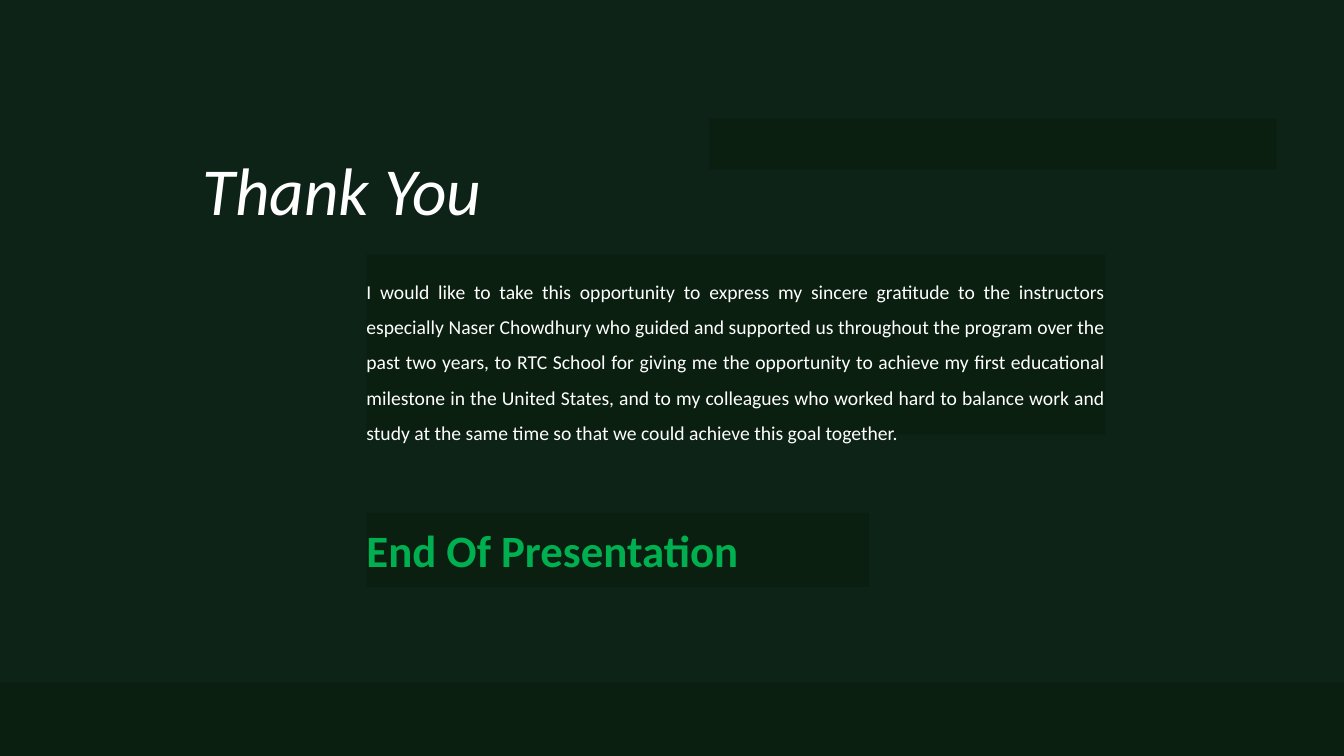
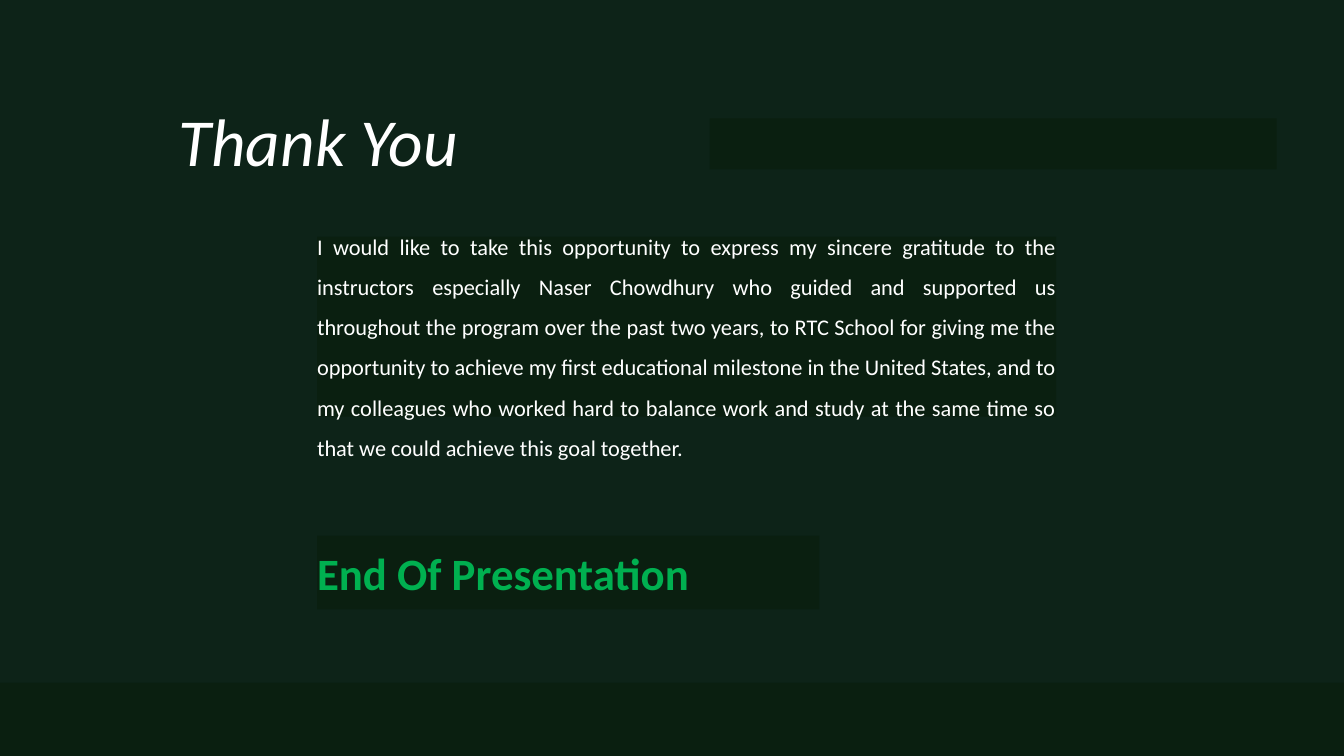
Before and after one commit to TranRTC/capstone_project, a slide deck: slide 14 of Documents/Presentation/Capstone Project Presentation.pptx. Drawn at 1344x756 pixels with LibreOffice and Linux fonts; fonts in the diff are those of the drawing. Boxes give left, top, right and bottom in pixels: in the first picture for what was removed or moved away, otherwise in the second. Text is boxed around its words. In the diff, an @@ line names an element or a change of style, - is before the commit and + after.

```diff
--- a/Documents/Presentation/Capstone Project Presentation.pptx
+++ b/Documents/Presentation/Capstone Project Presentation.pptx
@@ text "Thank You": place and size @@
-text "Thank You" at bbox=[202, 168, 481, 216]
+text "Thank You" at bbox=[179, 119, 458, 167]
@@ rectangle "I would like to take ...": place and size @@
-rectangle "I would like to take ..." at bbox=[366, 255, 1105, 435]
+rectangle "I would like to take ..." at bbox=[317, 237, 1056, 416]
@@ rectangle "I would like to take ..." at bbox=[317, 237, 1056, 416]: size 14 to 16 pt @@
@@ rectangle "End Of Presentation": place and size @@
-rectangle "End Of Presentation" at bbox=[366, 513, 868, 587]
+rectangle "End Of Presentation" at bbox=[317, 535, 819, 609]
```
Also in this commit, not shown: 8 other slides changed, 5 other files.
